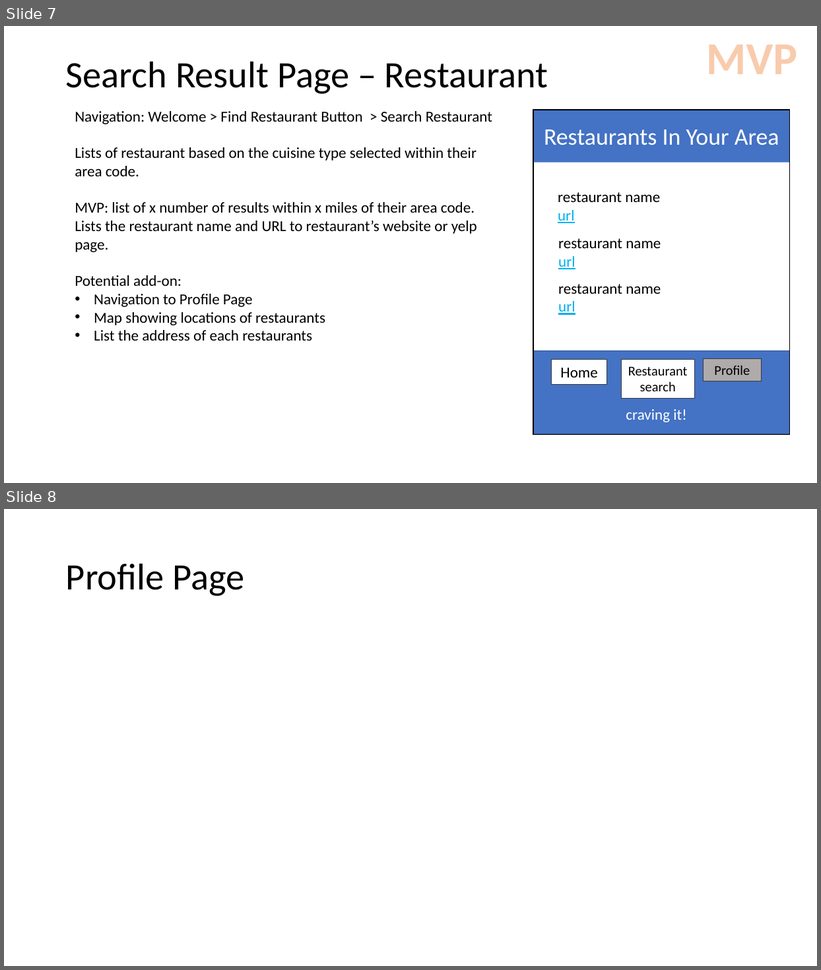
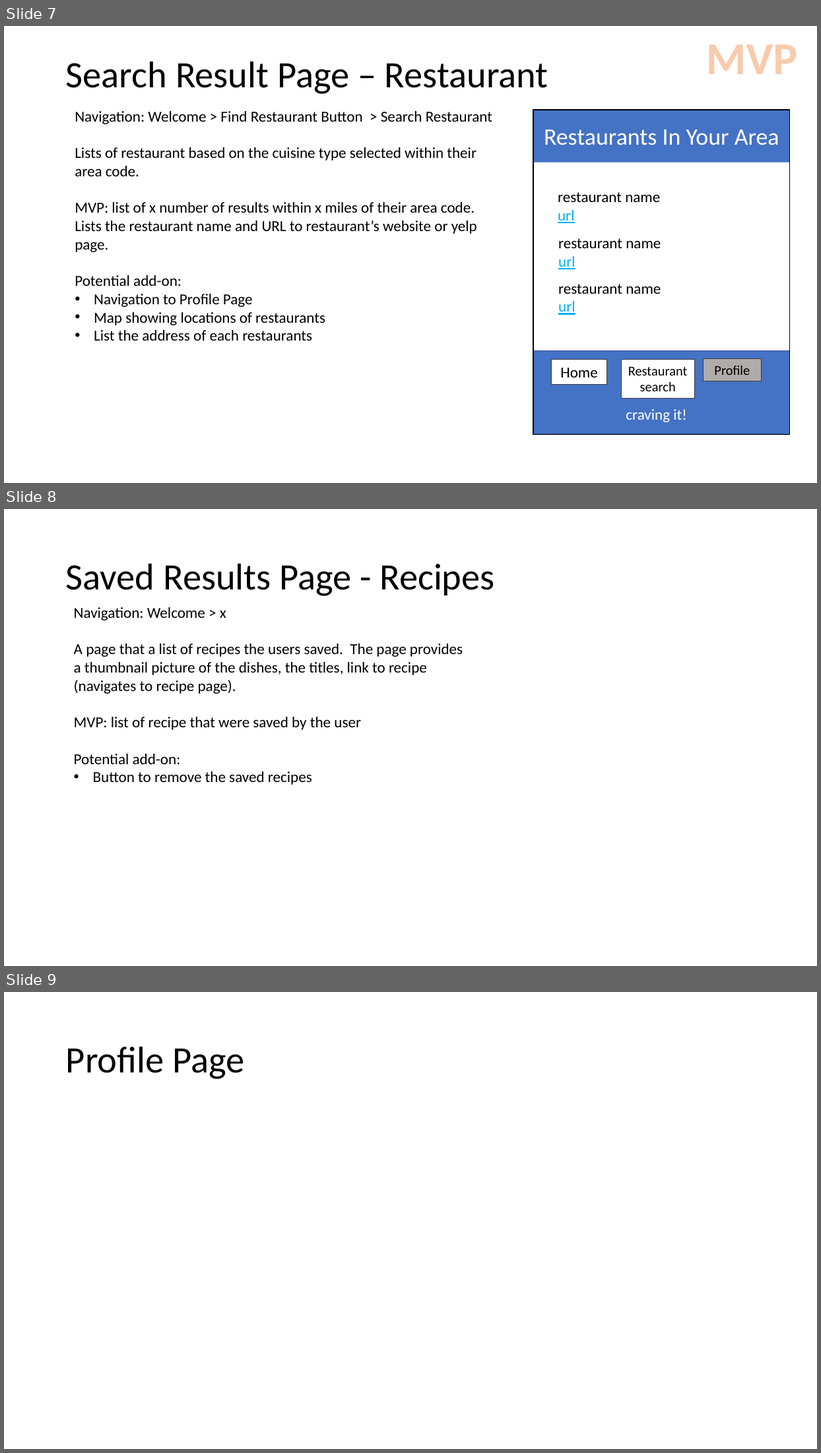
Before and after one commit to christinena-msr/crave_masters, a slide deck: WireFrames.pptx. Shown one above the other, each under a label of ours: slides 7 and 8 before the commit, slides 7, 8 and 9 after it. The pictures are 821x970 and 821x1453 pixels, drawn with LibreOffice and Linux fonts; fonts in the diff are those of the drawing. Boxes give left, top, right and bottom in pixels: in the first picture for what was removed or moved away, otherwise in the second. Text is boxed around its words. In the diff, an @@ line names an element or a change of style, - is before the commit and + after.

```diff
--- a/WireFrames.pptx
+++ b/WireFrames.pptx
@@ slide 8 added at <box>4,509,817,966</box>, background #FFFFFF @@
@@ title added at <box>66,563,494,596</box>, 44 pt, text #000000 @@
+Saved Results Page - Recipes
@@ text added at <box>74,607,463,785</box>, 18 pt, text #000000 @@
+Navigation: Welcome > x
+A page that a list of recipes the users saved. The page provides a thumbnail picture of the dishes, the titles, link to recipe (navigates to recipe page).
+MVP: list of recipe that were saved by the user
+Potential add-on:
+• Button to remove the saved recipes
@@ what was slide 8 is now slide 9 @@
```
Also in this commit, not shown: 1 slide changed.
